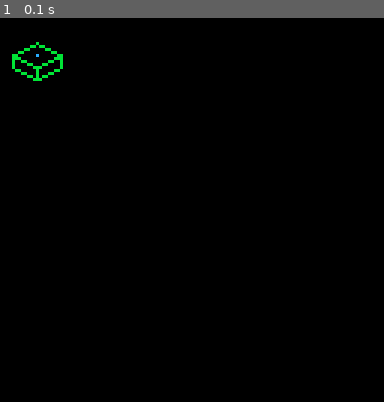
Above: before the commit, frame 1.
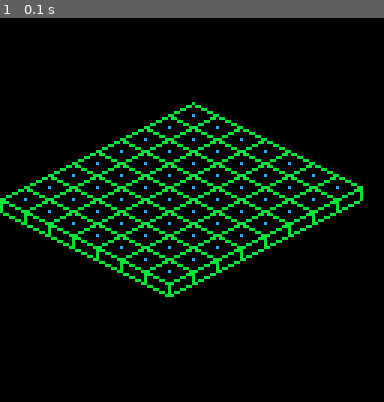
Above: after the commit, the same moment.

Repository: felixOlesen/PICO-8
Game: PICO-8 cartridge isometrics.p8
Two runs of this game, one before a commit and one after it. Both use one fixed random seed, a clock stepped at 60 frames per second and the inputs below.
Inputs:
- Up to frame 1 (0.1 s): no input

The runs differ from the first frame. In frame 1, 7.6% of the frame differs, in the area x 0-95%, y 6-73%.

Commit message:
feature/added isometric grid generation with dynamic cell_height, size, and origin

Diff:
--- a/isometrics.p8
+++ b/isometrics.p8
@@ -2,32 +2,101 @@
 version 43
 __lua__
 function _init()
-x,y=12,12
-c_h=4
+init_grid()
+
 end
 
 function _update()
-
+	update_grid()
 end
 
 function _draw()
 	cls(0)
-	pset(x,y,12)
+	draw_grid()
+
+end
+-->8
+--grid
+function init_grid()
+	grid={}
+	grid_w=8
+	grid_h=7
+	c_gap_y=12
+	c_gap_x=16
+	origin_x=0
+	origin_y=64
+	grid_space=16
+	c_h=4
+	make_grid()
+
+end
+
+function update_grid()
+
+end
+
+function draw_grid()
+	for cell in all(grid) do
+		draw_cell(cell)
+	end
+end
+
+function make_grid()
+	local x_temp=origin_x
+	local y_temp=origin_y
+	for i=1,grid_h do
+		x_temp=origin_x+(i-1)*8
+		y_temp=origin_y+(i-1)*4
+			for j=1,grid_w do
+			x_temp,y_temp=move(x_temp,y_temp,"right")
+			add(grid,{x=x_temp,
+													y=y_temp,
+													h=c_h,
+													c_x=(j-1),
+													c_y=(i-1)})
+		end
+	end
+end
+
+function move(x,y,dir)
+	if dir=="up" then
+		return x-8,y-4
+	elseif dir=="right" then
+		return x+8,y-4
+	elseif dir=="down" then
+		return x+8,y+4
+	elseif dir=="left" then
+		return x-8,y+4
+	end
+end
+
+function draw_cell(c)
+	pset(c.x,c.y,12)
 	--top square
-	line(x-8,y,x,y+4,11)
-	line(x+8,y,x,y+4,11)
-	line(x+8,y,x,y-4,11)
-	line(x-8,y,x,y-4,11)
+	line(c.x-8,c.y,c.x,c.y+4,11)
+	line(c.x+8,c.y,c.x,c.y+4,11)
+	line(c.x+8,c.y,c.x,c.y-4,11)
+	line(c.x-8,c.y,c.x,c.y-4,11)
 
-	--bottom square
-	line(x-8,y+c_h,x,y+4+c_h,11)
-	line(x+8,y+c_h,x,y+4+c_h,11)
-
-	--vertical lines
-	line(x-8,y+c_h,x-8,y,11)
-	line(x+8,y+c_h,x+8,y,11)
-	line(x,y+4+c_h,x,y+4)
-
+	if c.c_x==0 and c.c_y==grid_h-1 then
+		--bottom square
+		line(c.x-8,c.y+c_h,c.x,c.y+4+c_h,11)
+		line(c.x+8,c.y+c_h,c.x,c.y+4+c_h,11)
+		--vertical lines
+		line(c.x,c.y+4+c_h,c.x,c.y+4)
+	elseif c.c_x==0 then
+		--bottom square
+		line(c.x-8,c.y+c_h,c.x,c.y+4+c_h,11)
+		--vertical lines
+		line(c.x-8,c.y+c_h,c.x-8,c.y,11)
+		line(c.x,c.y+4+c_h,c.x,c.y+4)
+	elseif c.c_y==grid_h-1 then
+		--bottom square
+		line(c.x+8,c.y+c_h,c.x,c.y+4+c_h,11)
+		--vertical lines
+		line(c.x,c.y+4+c_h,c.x,c.y+4)
+		line(c.x+8,c.y+c_h,c.x+8,c.y,11)
+	end
 end
 __gfx__
 00000000000000000000000000000000000000000000000000000000000000000000000000000000000000000000000000000000000000000000000000000000
